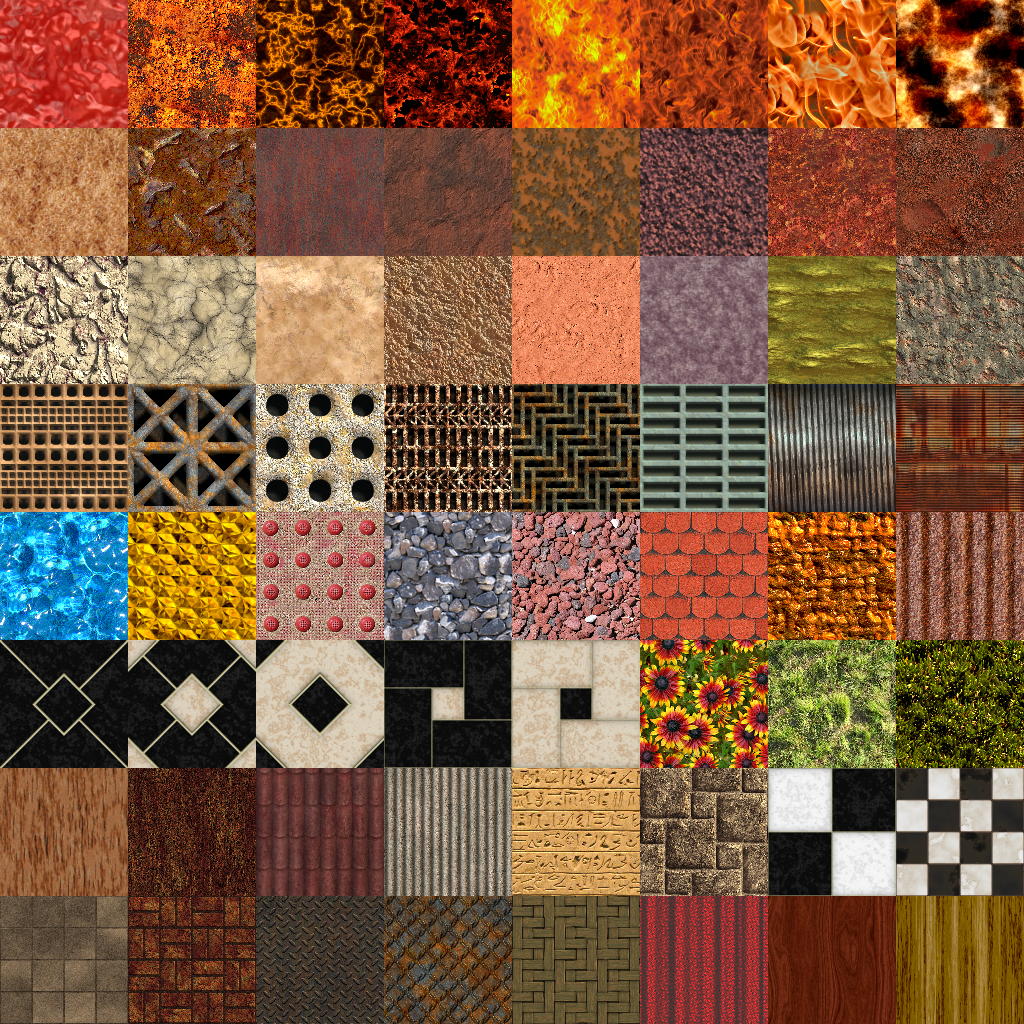
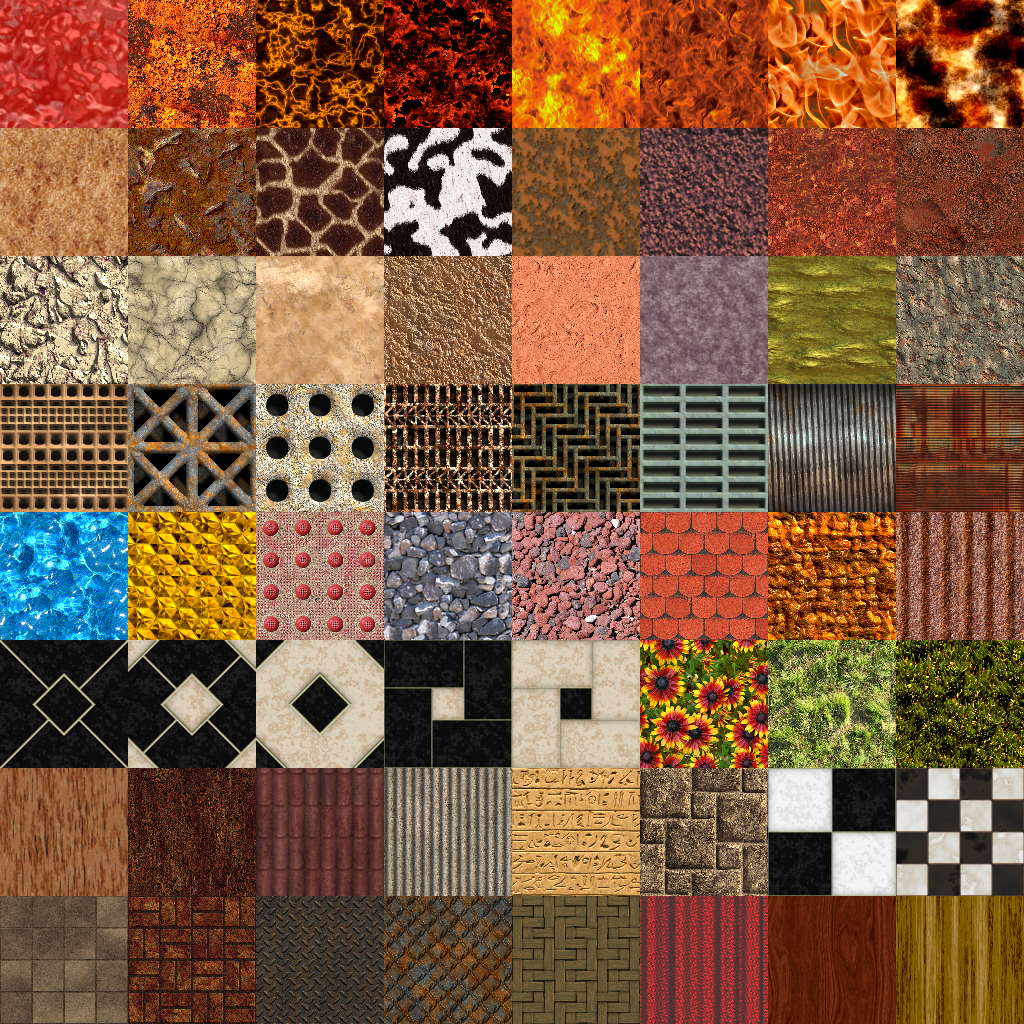
Layered file, before and after one edit (1024x1024). Changes by layer:
renamed "Stone_18-128x128.png" to "Animal_11-128x128.png 복사", painted on it over [384, 128, 512, 256]
renamed "Horror_Metal_01-128x128.png" to "Animal_15-128x128.png 복사", moved it above "Elements_05-128x128.png", painted on it over [256, 128, 384, 256]
